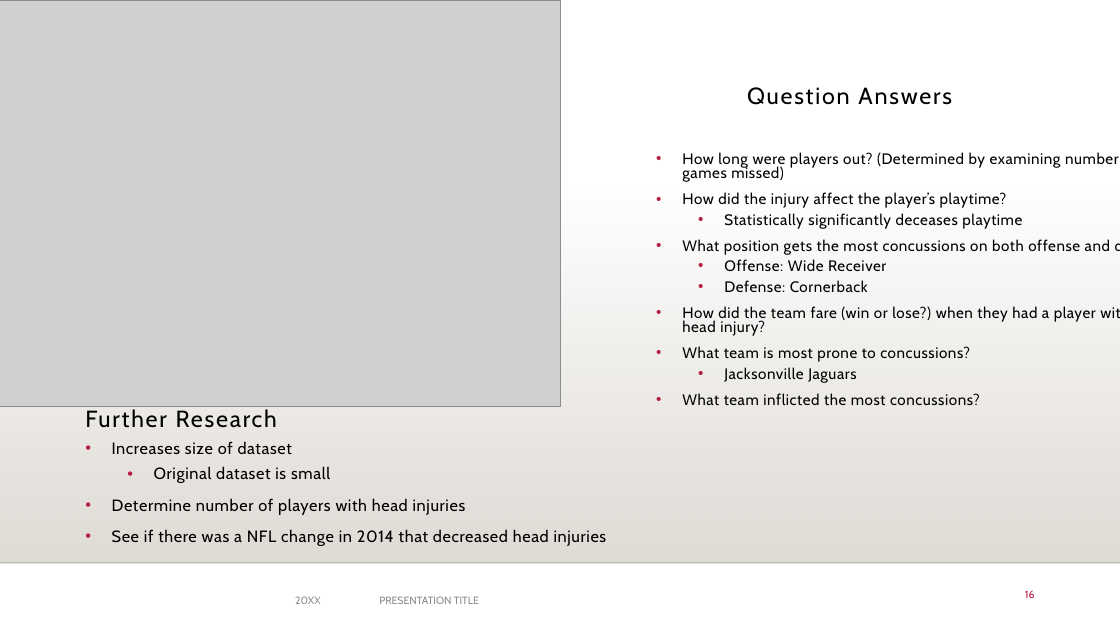
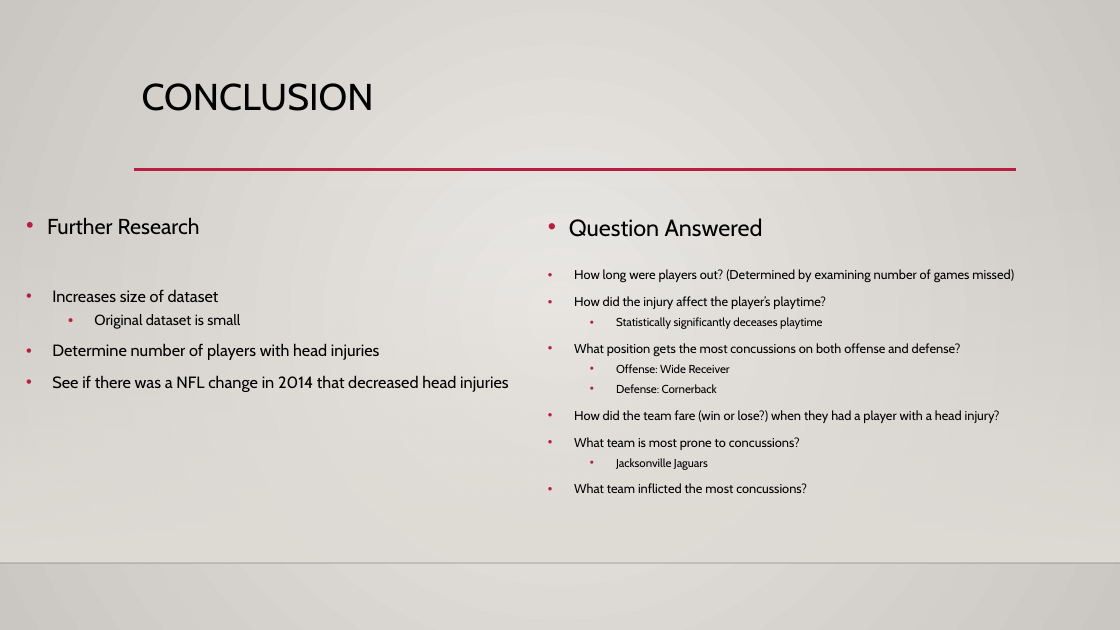
Before and after one commit to DunieCarrasco/nfl_concussion_analysis, a slide deck: slide 16 of NFL_concussion_study.pptx. Drawn at 1120x630 pixels with LibreOffice and Linux fonts; fonts in the diff are those of the drawing; grey boxes stand for pictures; background and template pictures are left out. Boxes give left, top, right and bottom in pixels: in the first picture for what was removed or moved away, otherwise in the second. Text is boxed around its words. In the diff, an @@ line names an element or a change of style, - is before the commit and + after.

Commit message:
revised the slides

```diff
--- a/NFL_concussion_study.pptx
+++ b/NFL_concussion_study.pptx
@@ background #FFFFFF to gradient #ECEAE7 to #CAC7C1 @@
@@ line removed from (113, 0) to (0, 286) @@
@@ line removed from (206, 0) to (0, 228) @@
@@ picture removed at [0, 0, 560, 407] @@
@@ title added at [142, 83, 374, 111], 32 pt, text #000000 @@
+CONCLUSION
@@ line added from (134, 170) to (1017, 170), #B71E42 2.5 pt @@
@@ text "Further Research": place and size @@
-text "Further Research" at [85, 406, 277, 428]
+text "Further Research" at [47, 217, 200, 235]
@@ text "Further Research" at [47, 217, 200, 235]: size 20 to 18.5 pt, letter spacing 1.5 to 0 pt; bullet none to •; line spacing 1.2 to 1; vertical alignment bottom to top @@
@@ text "Question Answered" at [569, 218, 763, 237]: vertical alignment bottom to top @@
@@ text at [569, 218, 763, 237]: text changed @@
-Question Answers
+• Question Answered
@@ text "How long were players out? ...": place and size @@
-text "How long were players out? ..." at [682, 152, 1119, 405]
+text "How long were players out? ..." at [574, 269, 1014, 493]
@@ text "How long were players out? ..." at [574, 269, 1014, 493]: size 12.9 to 11 pt in "How long were players out? (Determined by ...", "How did the injury affect the player’s ...", "What position gets the most concussions on ...", "How did the team fare (win or ..." and 2 more places; letter spacing 0.5 to 0 pt; size 12.9 to 9.9 pt in "Statistically significantly deceases playtime", "Offense: Wide Receiver", "Defense: Cornerback", "Jacksonville Jaguars"; line spacing 0.8 to 1 @@
@@ text "Increases size of dataset": place and size @@
-text "Increases size of dataset" at [112, 441, 607, 546]
+text "Increases size of dataset" at [52, 289, 508, 392]
@@ text "Increases size of dataset" at [52, 289, 508, 392]: letter spacing 0.5 to 0 pt; size 14 to 12.6 pt in "Original dataset is small" @@
@@ text removed at [295, 596, 321, 604] @@
-20XX
@@ text removed at [379, 596, 479, 604] @@
-PRESENTATION TITLE
@@ page number removed at [1025, 590, 1035, 598] @@
-16
```
Also in this commit, not shown: 6 other slides changed, 3 slides added, 1 slide removed, 2 other files.
